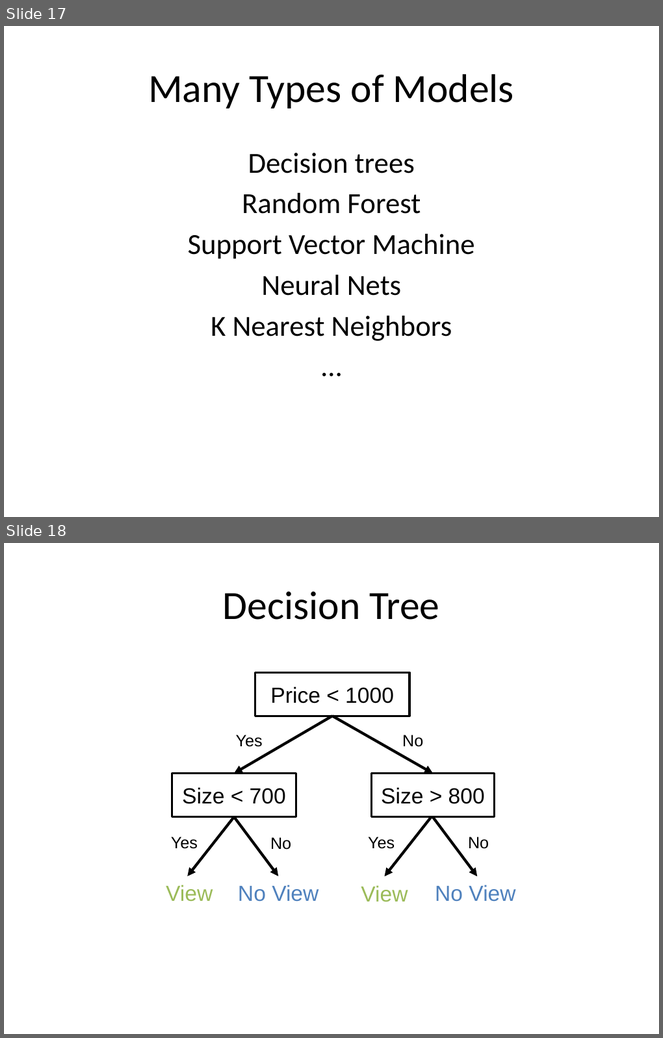
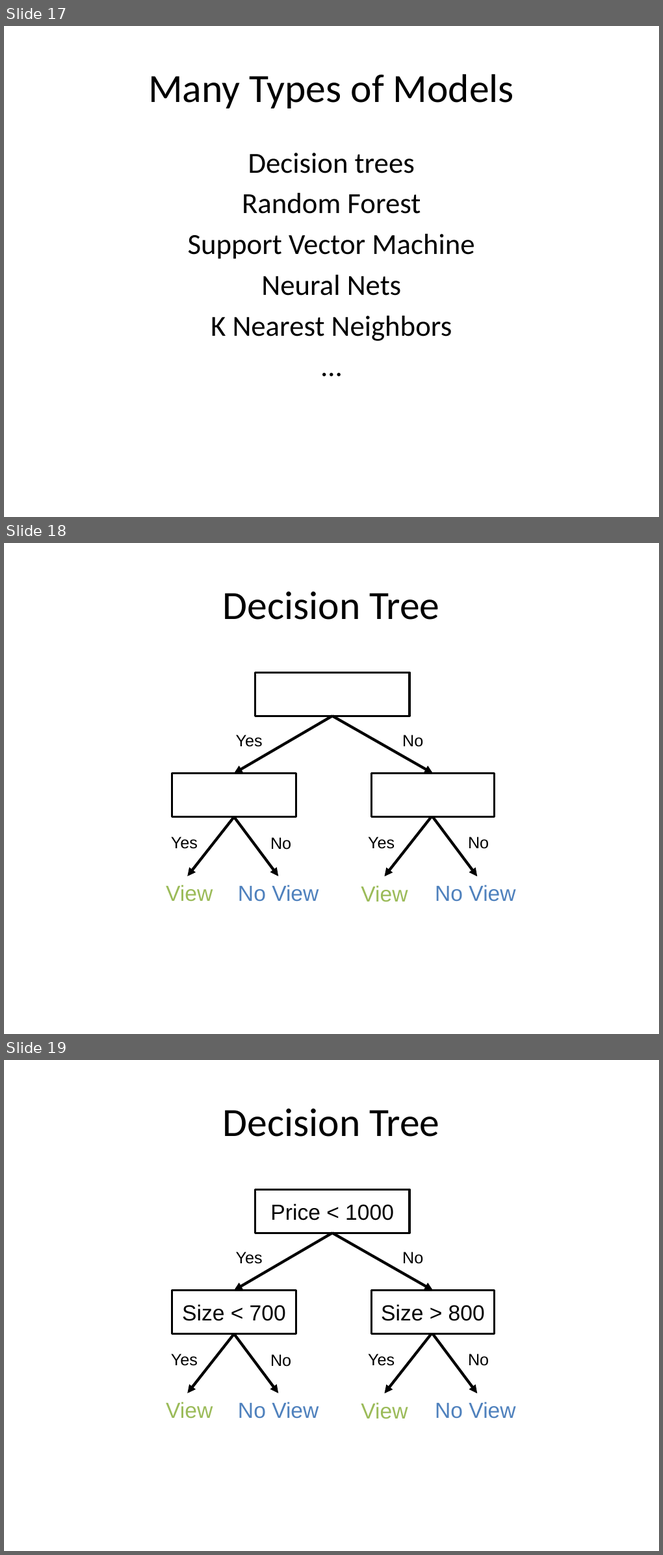
Before and after one commit to aloksharma1993/techfest-ml-tutorial, a slide deck: Techfest_ML.pptx. Shown one above the other, each under a label of ours: slides 17 and 18 before the commit, slides 17, 18 and 19 after it. The pictures are 663x1038 and 663x1555 pixels, drawn with LibreOffice and Linux fonts; fonts in the diff are those of the drawing. Boxes give left, top, right and bottom in pixels: in the first picture for what was removed or moved away, otherwise in the second. Text is boxed around its words. In the diff, an @@ line names an element or a change of style, - is before the commit and + after.

Commit message:
Edit decision tree slide

```diff
--- a/Techfest_ML.pptx
+++ b/Techfest_ML.pptx
@@ slide 18 added at (4,543,659,1034), background #FFFFFF @@
@@ title added at (223,591,440,620), 44 pt, text #000000 @@
+Decision Tree
@@ rectangle added at (255,673,410,717), outline #000000 2.25 pt @@
@@ arrow added from (332, 716) to (234, 774), #000000 3 pt @@
@@ arrow added from (332, 716) to (433, 774), #000000 3 pt @@
@@ text added at (236,735,263,747), 18 pt, text #000000 @@
+Yes
@@ text added at (402,735,423,747), 18 pt, text #000000 @@
+No
@@ rectangle added at (172,774,296,817), outline #000000 2.25 pt @@
@@ rectangle added at (371,774,494,817), outline #000000 2.25 pt @@
@@ arrow added from (234, 817) to (187, 876), #000000 3 pt @@
@@ arrow added from (234, 817) to (278, 876), #000000 3 pt @@
@@ arrow added from (431, 817) to (385, 876), #000000 3 pt @@
@@ arrow added from (433, 817) to (477, 876), #000000 3 pt @@
@@ text added at (171,837,198,849), 18 pt, text #000000 @@
+Yes
@@ text added at (270,837,291,850), 18 pt, text #000000 @@
+No
@@ text added at (368,837,395,849), 18 pt, text #000000 @@
+Yes
@@ text added at (468,837,489,849), 18 pt, text #000000 @@
+No
@@ text added at (166,885,213,902), 24 pt, text #9BBB59 @@
+View
@@ text added at (238,885,319,902), 24 pt, text #4F81BD @@
+No View
@@ text added at (361,886,408,902), 24 pt, text #9BBB59 @@
+View
@@ text added at (435,885,516,902), 24 pt, text #4F81BD @@
+No View
@@ what was slide 18 is now slide 19 @@
```
